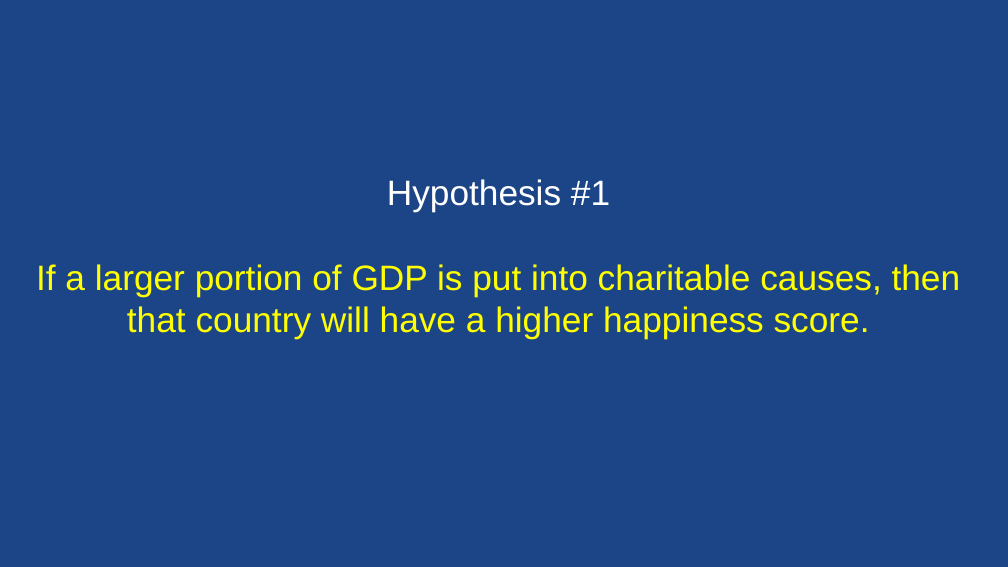
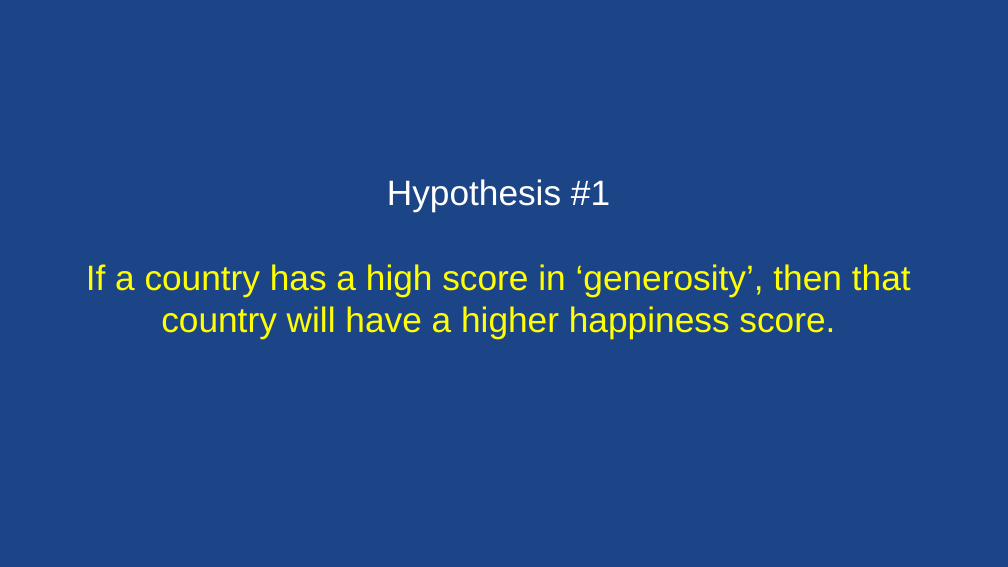
Before and after one commit to cquiroz31/G1_Project_1, a slide deck: slide 4 of Project 1 .pptx. Drawn at 1008x567 pixels with LibreOffice and Linux fonts; fonts in the diff are those of the drawing. Boxes give left, top, right and bottom in pixels: in the first picture for what was removed or moved away, otherwise in the second. Text is boxed around its words. In the diff, an @@ line names an element or a change of style, - is before the commit and + after.

```diff
--- a/Project 1 .pptx
+++ b/Project 1 .pptx
@@ title at [86, 264, 911, 339]: text changed @@
-If a larger portion of GDP is put into charitable causes, then that country will have a higher happiness score.
+If a country has a high score in ‘generosity’, then that country will have a higher happiness score.
```
Also in this commit, not shown: 3 other slides changed, 1 slide added, 1 slide removed.
